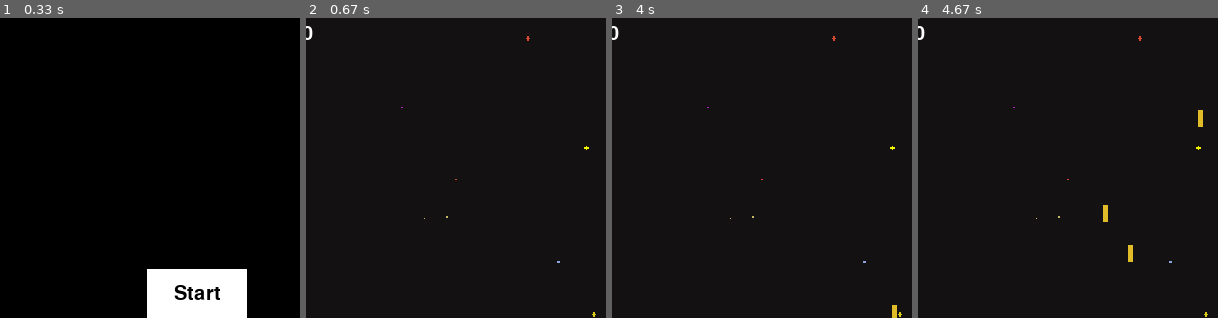
Above: before the commit, frames 1-4 (left to right).
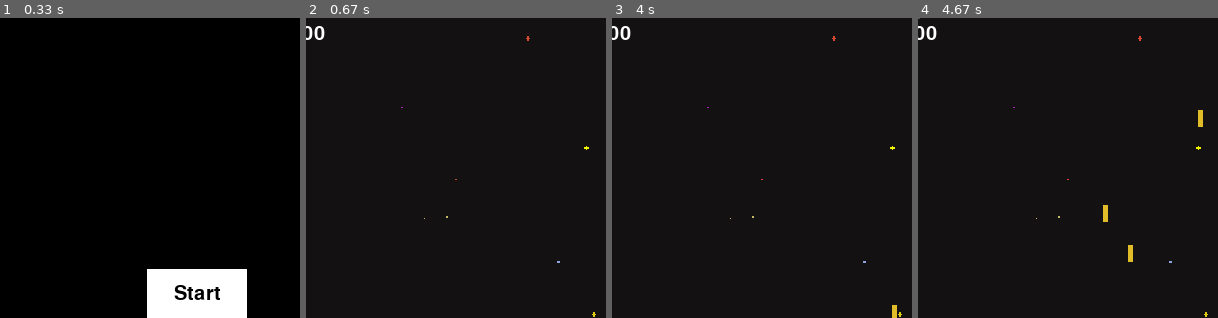
Above: after the commit, the same moments.

Repository: KaL844/pygame-space_shooter
Game: pygame game, started from main.py
Two runs of this game, one before a commit and one after it. Both use one fixed random seed, a clock stepped at 60 frames per second and the inputs below.
Inputs (mouse positions are % of the whole screen's width and height, from its top left):
- Up to frame 1 (0.33 s): no input
- Up to frame 2 (0.67 s): click "Start" at 0.38 s
- Up to frame 3 (4 s): hold Right 0.67-1.13 s; move the mouse to (46, 54) at 0.7 s; hold Up 1.17-1.47 s; hold Right 1.5-1.97 s; hold Left 2-2.53 s; hold Down 2.57-2.87 s; tap Space at 2.9, 3.3, 3.6, 3.73 s; hold Left 3.23-3.63 s; hold Up from 3.67 s (still down)
- Up to frame 4 (4.67 s): release Up at 4.03 s; hold Right from 4.07 s (still down); tap Space at 4.13, 4.43 s
The pictures show only the part of the screen within x 17-67%, y 4-54%; the shares and areas given below are measured in that part.

Frame 1 is identical in both runs. In frame 2, 0.1% of the frame differs, in the area x 2-7%, y 2-8%; in frame 3, 0.1%; in frame 4, 0.1%.

Commit message:
[add] sound

Diff:
--- a/components/scene.py
+++ b/components/scene.py
@@ -143,6 +143,9 @@
 
     class Ship(GameObject):
         COOL_DOWN = 20
+        LASER_SOUND = pygame.mixer.Sound('assets/laser_shooting_sfx.wav')
+        DAMAGE_SOUND = pygame.mixer.Sound('assets/sfx_hurt.ogg')
+        COLLIDE_SOUND = pygame.mixer.Sound('assets/sfx_explosionFlash.ogg')
         def __init__(self, x: int, y: int, image: pygame.surface.Surface, bullet_vel: int, bullet_img: pygame.surface.Surface, health: int) -> None:
             super().__init__(x, y, image)
             self.bullets: typing.List[GameScene.Bullet] = []
@@ -150,10 +153,14 @@
             self.cool_down = 0
             self.health = health
             self.bullet_img = bullet_img
+            self.butllet_sound = GameScene.Ship.LASER_SOUND
+            self.damage_sound = GameScene.Ship.DAMAGE_SOUND
+            self.collide_sound = GameScene.Ship.COLLIDE_SOUND
 
         def shoot(self):
             if (self.cool_down < GameScene.Ship.COOL_DOWN): return
             self.cool_down = 0
+            self.butllet_sound.play()
             self.bullets.append(GameScene.Bullet(self.x, self.y, self.bullet_img, self.bullet_vel))
 
         def draw(self, surface: pygame.surface.Surface):
@@ -169,8 +176,12 @@
                 if bullet.is_off_screen(window_height):
                     self.bullets.remove(bullet)
 
-        def receive_damage(self, damage):
+        def receive_damage(self, damage, is_collided=False):
             self.health -= damage
+            if not is_collided:
+                self.damage_sound.play()
+            else:
+                self.collide_sound.play()
 
         def is_dead(self) -> bool:
             return self.health <= 0
@@ -179,7 +190,7 @@
             return self.health
 
     class Player(Ship):
-        MAX_HEALTH = 10
+        MAX_HEALTH = 100
         PLAYER_SIZE = (50, 50)
         PLAYER_VEL = 5
         PLAYER_BULLET_VEL = -5
@@ -196,7 +207,7 @@
             for enemy in enemies:
                 if self.is_collide_with(enemy):
                     enemies.remove(enemy)
-                    self.receive_damage(GameScene.PLAYER_DAMAGE)
+                    self.receive_damage(GameScene.PLAYER_DAMAGE, True)
                     effect_manager.add_effect(SmokeCircleEffect(3, self.x, self.y, 15))
                     continue
 
@@ -248,7 +259,7 @@
 
             self.move(0, GameScene.Enemy.ENEMY_VEL)
 
-            if random.randrange(0, 2 * 60) == 1:
+            if random.randrange(0, 2 * 60) == 1 and self.y > 0 and self.y < window_height:
                 self.shoot()
 
             for bullet in self.bullets:
Not shown, added: assets/laser_shooting_sfx.wav
Not shown, added: assets/sfx_explosionFlash.ogg
Not shown, added: assets/sfx_hurt.ogg
